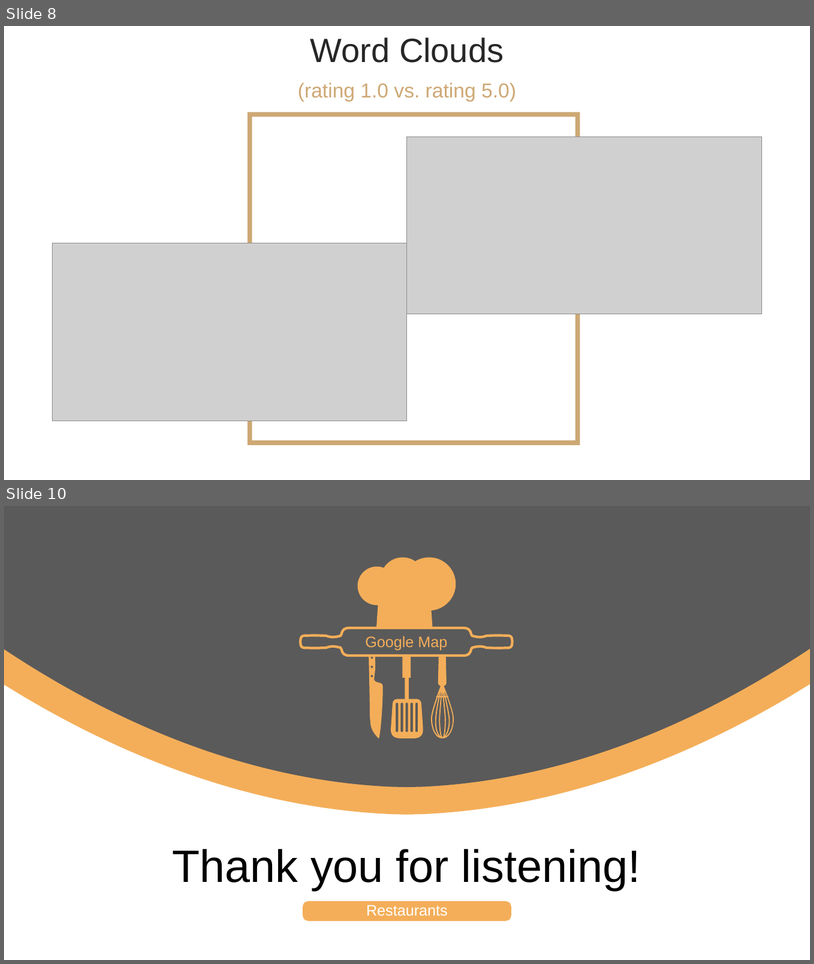
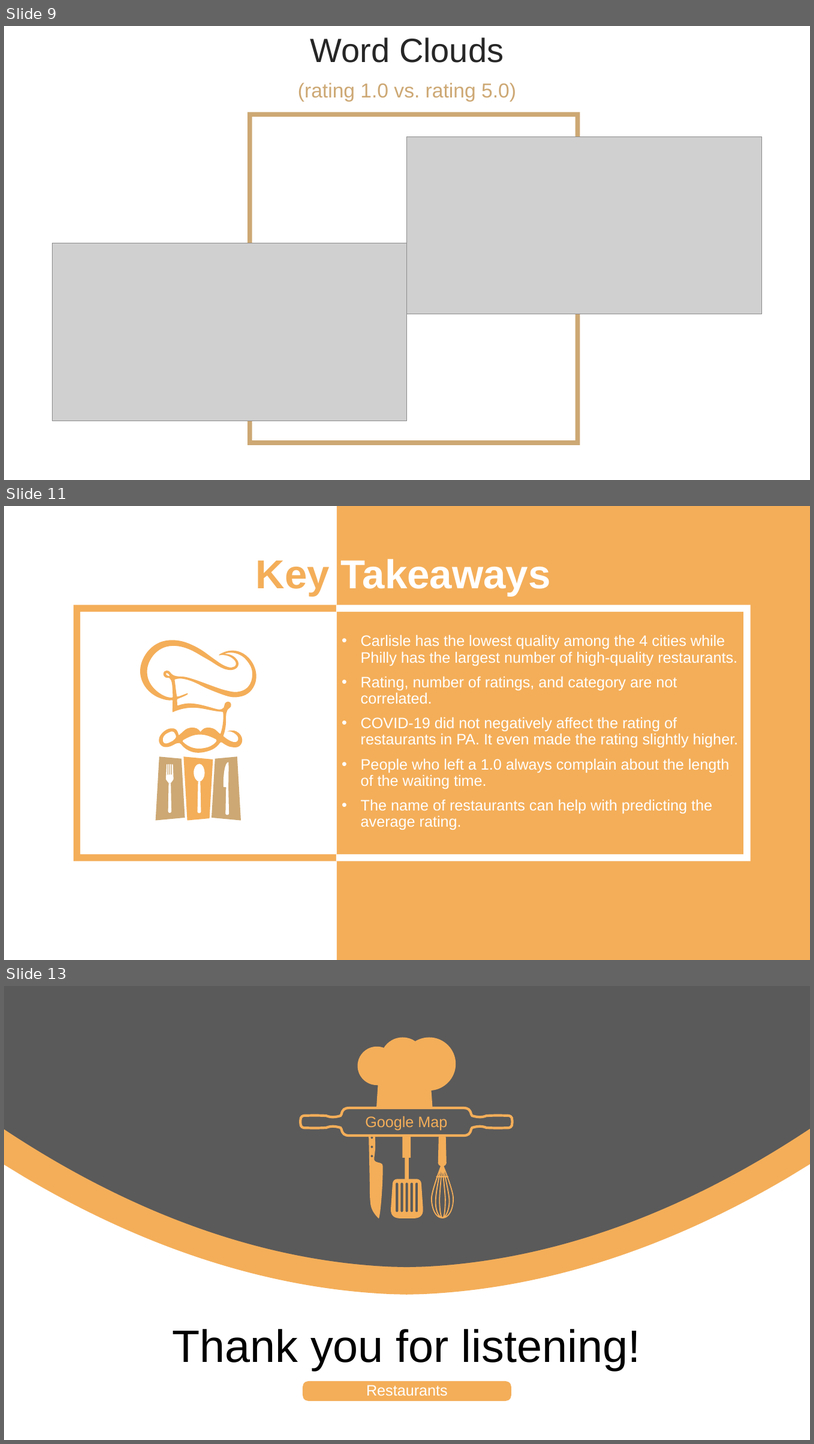
Before and after one commit to ernbilen/Data400_Spring23, a slide deck: Zimeng/Data400 ZimengLiu.pptx. Shown one above the other, each under a label of ours: slides 8 and 10 before the commit, slides 9, 11 and 13 after it; the slides between them are not shown. The pictures are 814x964 and 814x1444 pixels, drawn with LibreOffice and Linux fonts; fonts in the diff are those of the drawing; grey boxes stand for pictures. Boxes give left, top, right and bottom in pixels: in the first picture for what was removed or moved away, otherwise in the second. Text is boxed around its words. In the diff, an @@ line names an element or a change of style, - is before the commit and + after.

```diff
--- a/Zimeng/Data400 ZimengLiu.pptx
+++ b/Zimeng/Data400 ZimengLiu.pptx
@@ slide 11 added at bbox=[4, 506, 810, 960], background #FFFFFF @@
@@ rectangle added at bbox=[337, 506, 810, 960], fill #F4AE59 @@
@@ text added at bbox=[256, 559, 551, 595], 48 pt, text #FFFFFF, bold @@
+Key Takeaways
@@ frame added at bbox=[74, 604, 751, 861], fill #F4AE59 @@
@@ freeform shape added at bbox=[337, 604, 751, 861], fill #FFFFFF @@
@@ text added at bbox=[361, 634, 739, 829], 18 pt, text #FFFFFF @@
+• Carlisle has the lowest quality among the 4 cities while Philly has the largest number of high-quality restaurants.
+• Rating, number of ratings, and category are not correlated.
+• COVID-19 did not negatively affect the rating of restaurants in PA. It even made the rating slightly higher.
+• People who left a 1.0 always complain about the length of the waiting time.
+• The name of restaurants can help with predicting the average rating.
@@ group added at bbox=[140, 640, 256, 820]: 7 freeform shapes, 3 trapezoids, 3 ellipses @@
@@ what was slide 8 is now slide 9 @@
@@ what was slide 10 is now slide 13 @@
```
Also in this commit, not shown: 3 slides changed, 3 other slides added, 1 slide removed.
